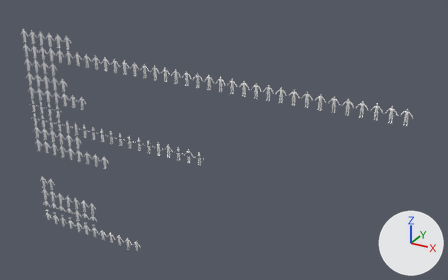
A saved change to the Blender file Attires/Attires_ALL.blend.
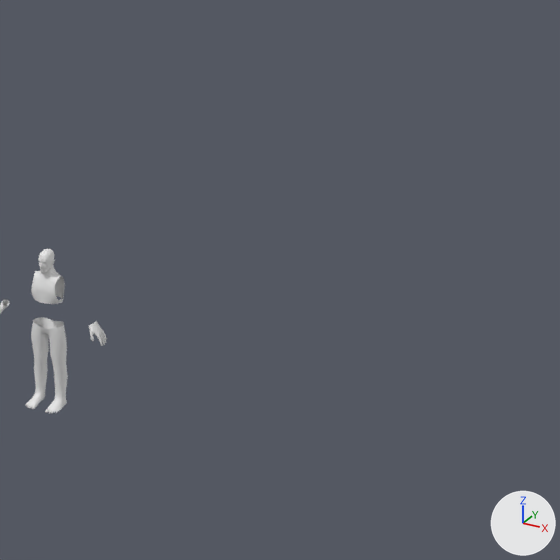
The first picture shows the older version from a 50 mm lens placed at (62.8, -58.8, 49.4), pointed at (28.7, 3.1, 18.5). The close-ups show the older and then the newer version on the part from 44% to 54% of the width and 47% to 64% of the height of that picture. Only the edits that show in the close-ups are written down. The lights are fixed; the arrows at lower right show +X, +Y and +Z.

Before the edit, the objects in view are built like this:
```python
me_cube_030 = bpy.data.meshes.new('Cube.030')
me_cube_030.from_pydata(...)  # 444 vertices, 692 faces; spans x 0.0..0.68, y -0.22..0.12, z 0.0..1.77
me_cube_030.polygons.foreach_set('use_smooth', [True] * 692)
me_cube_030.materials.append(mat_pitch_black)  # white #e7e7e7
ob_playermodel_123 = bpy.data.objects.new('PlayerModel.123', me_cube_030)
ob_playermodel_123.location = (27.0, 0.0, 16.0)
_m = ob_playermodel_123.modifiers.new('Mirror', 'MIRROR')
_m.use_clip = True
```
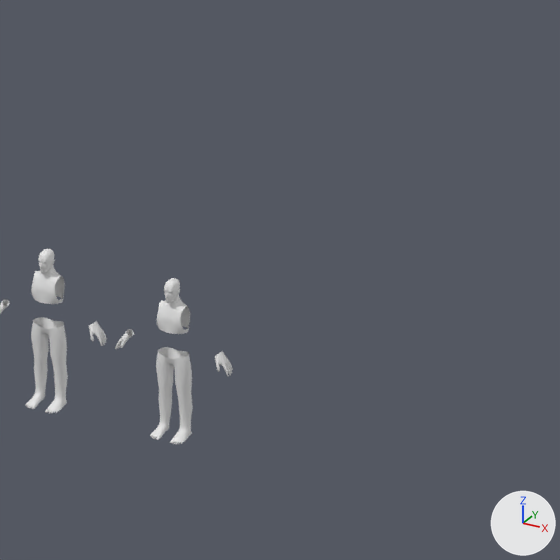
What differs and where, as boxes (x1, y1, x2, y2) in the close-ups (560 x 560 px):
'PlayerModel.125', added: after (115, 278, 233, 444)

The change in detail:
Object 'PlayerModel.125' (ob_playermodel_125) is new; it shows me_cube_030.
Its location is (28.5, 0.0, 16.0).
It gains a MIRROR modifier named 'Mirror'.
Modifier setting: use_clip = True.
